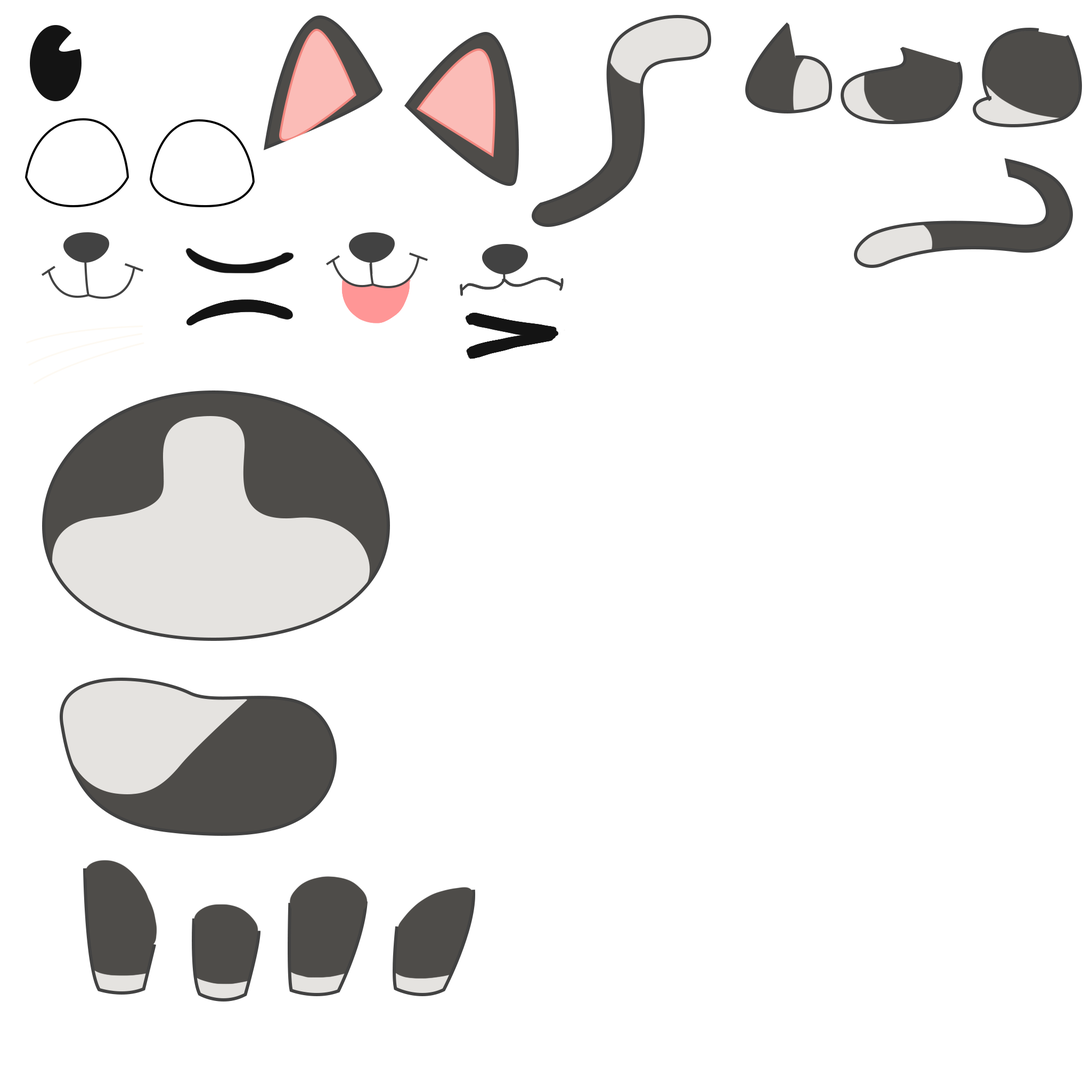
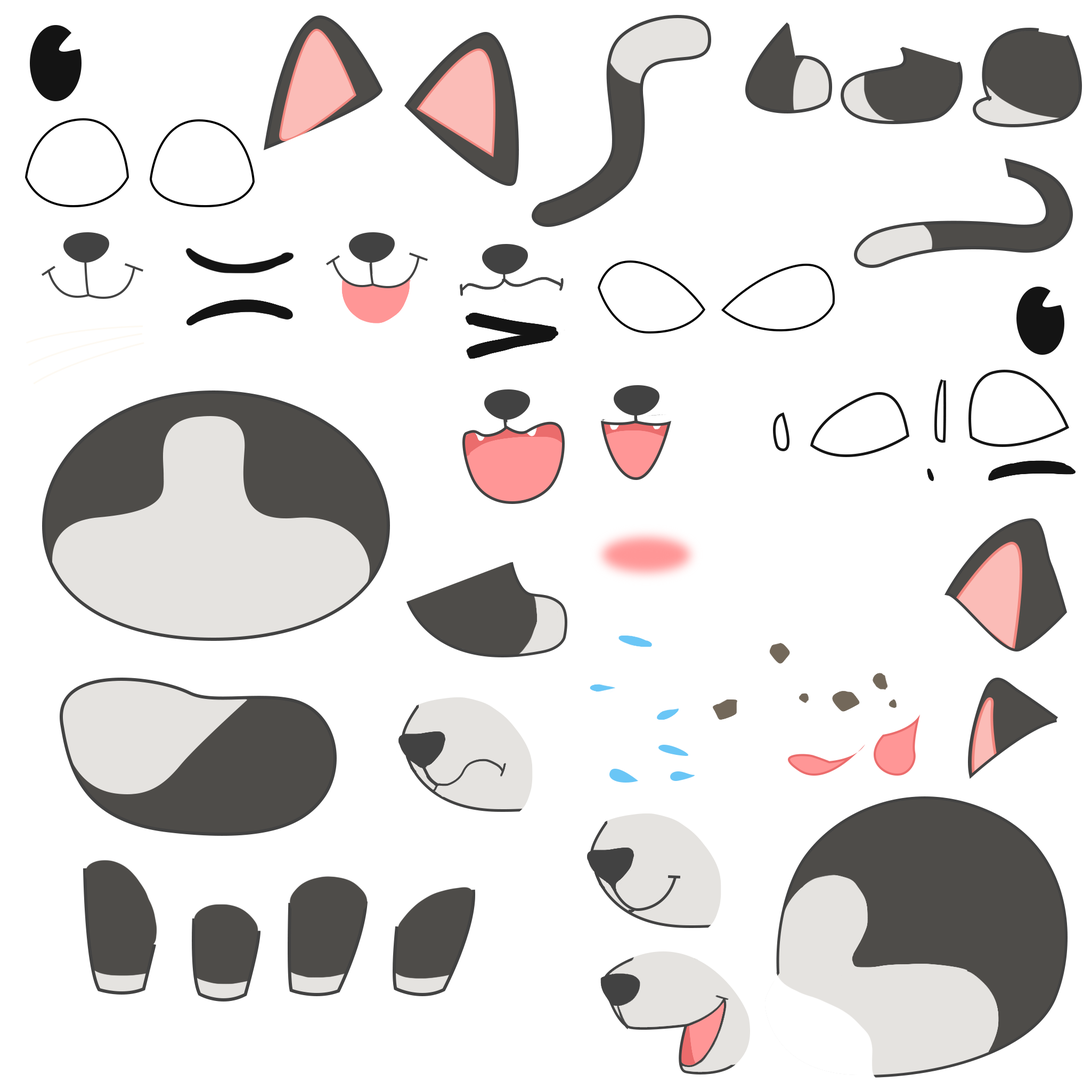
Revision of a layered 1091x1091 image; what changed, layer by layer:
added layer "Ellipse 2" above "meo ngu" over box(593, 527, 700, 583)
added layer "Layer 20" above "Meo copy" over box(406, 562, 568, 658)
added layer "Layer 19" in group "Meo copy" over box(601, 385, 672, 481)
added layer "Layer 18" in group "Meo copy" over box(462, 389, 565, 505)
added layer "mat phai copy" in group "Meo copy" over box(721, 263, 836, 332)
added layer "mat trai copy" in group "Meo copy" over box(597, 260, 706, 334)
added group "dau cui xuong" with 22 layers above "Meo" over box(398, 286, 1077, 1079)
added layer "mat trai copy 2" in group "dau cui xuong" over box(810, 392, 910, 458)
added layer "Ellipse 1" in group "dau cui xuong" over box(1016, 286, 1065, 355)
added layer "mat trai" (2nd of 3, in "dau cui xuong") in group "dau cui xuong" over box(968, 369, 1070, 448)
added layer "mat nham" in group "dau cui xuong" over box(927, 460, 1077, 482)
added layer "Shape 13" in group "dau cui xuong" over box(952, 542, 1023, 652)
added layer "tai trai" (2nd of 3, in "dau cui xuong") in group "dau cui xuong" over box(944, 518, 1068, 652)
added layer "Layer 17" in group "dau cui xuong" over box(713, 643, 810, 721)
added layer "do an" in group "dau cui xuong" over box(832, 673, 897, 713)
added layer "mui" (1st of 2, in "dau cui xuong") in group "dau cui xuong" over box(600, 951, 751, 1075)
added layer "nuoc 2" in group "dau cui xuong" over box(589, 635, 679, 721)
added layer "nuoc 1" in group "dau cui xuong" over box(609, 745, 695, 783)
added layer "luoi 1" in group "dau cui xuong" over box(874, 714, 921, 776)
added layer "mieng copy" in group "dau cui xuong" over box(398, 697, 533, 813)
added layer "mieng" in group "dau cui xuong" over box(586, 813, 722, 929)
added layer "dau copy" in group "dau cui xuong" over box(765, 796, 1069, 1079)
added layer "tai phai" (2nd of 3, in "dau cui xuong") in group "dau cui xuong" over box(968, 677, 1059, 780)
…and 4 more changes (4 added)
